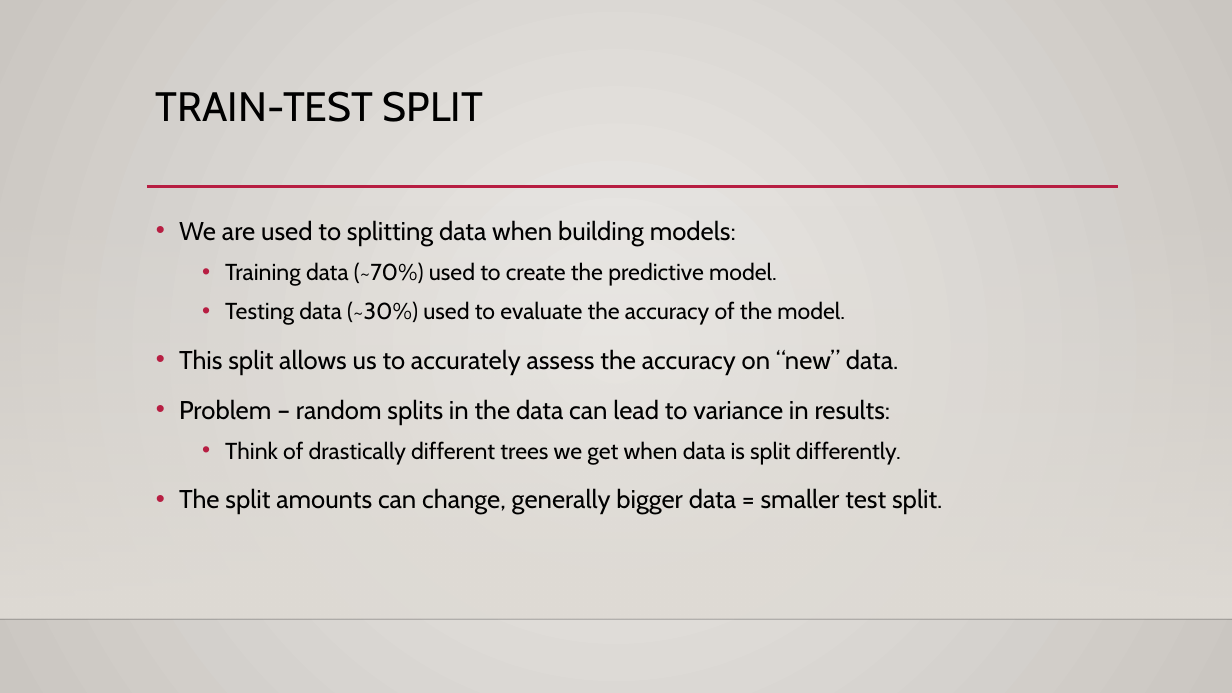
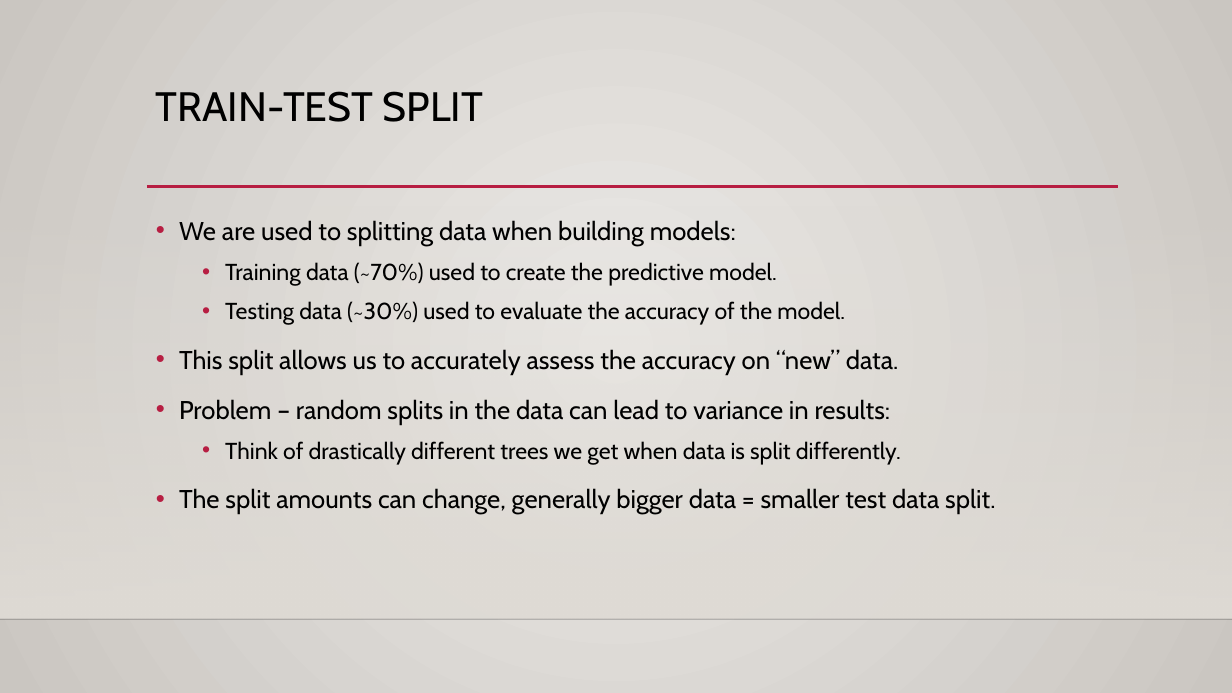
Before and after one commit to glennybarnes/Intro_to_Machine_Learning_Students, a slide deck: slide 12 of reference_content/Slides/004_Gridsearch.pptx (slide 7 before the commit). Drawn at 1232x693 pixels with LibreOffice and Linux fonts; fonts in the diff are those of the drawing; background and template pictures are left out. Boxes give left, top, right and bottom in pixels: in the first picture for what was removed or moved away, otherwise in the second. Text is boxed around its words. In the diff, an @@ line names an element or a change of style, - is before the commit and + after.

```diff
--- a/reference_content/Slides/004_Gridsearch.pptx
+++ b/reference_content/Slides/004_Gridsearch.pptx
@@ text at [179, 488, 995, 514]: text changed @@
-• The split amounts can change, generally bigger data = smaller test split.
+• The split amounts can change, generally bigger data = smaller test data split.
```
Also in this commit, not shown: 8 slides added, 5 other files.
